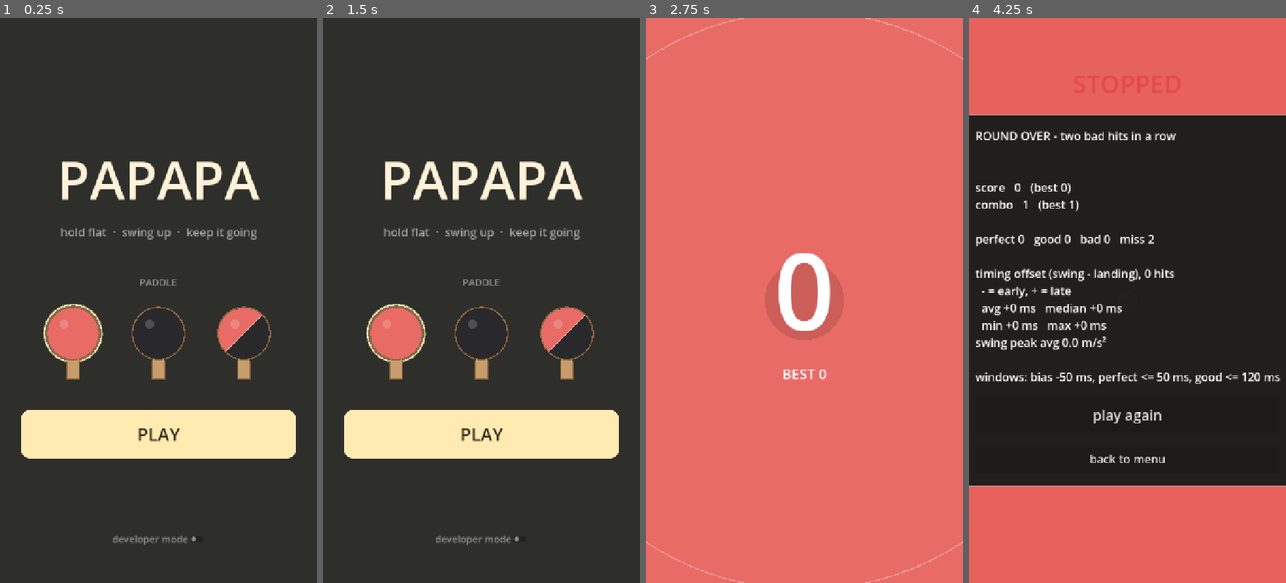
Above: before the commit, frames 1-4 (left to right).
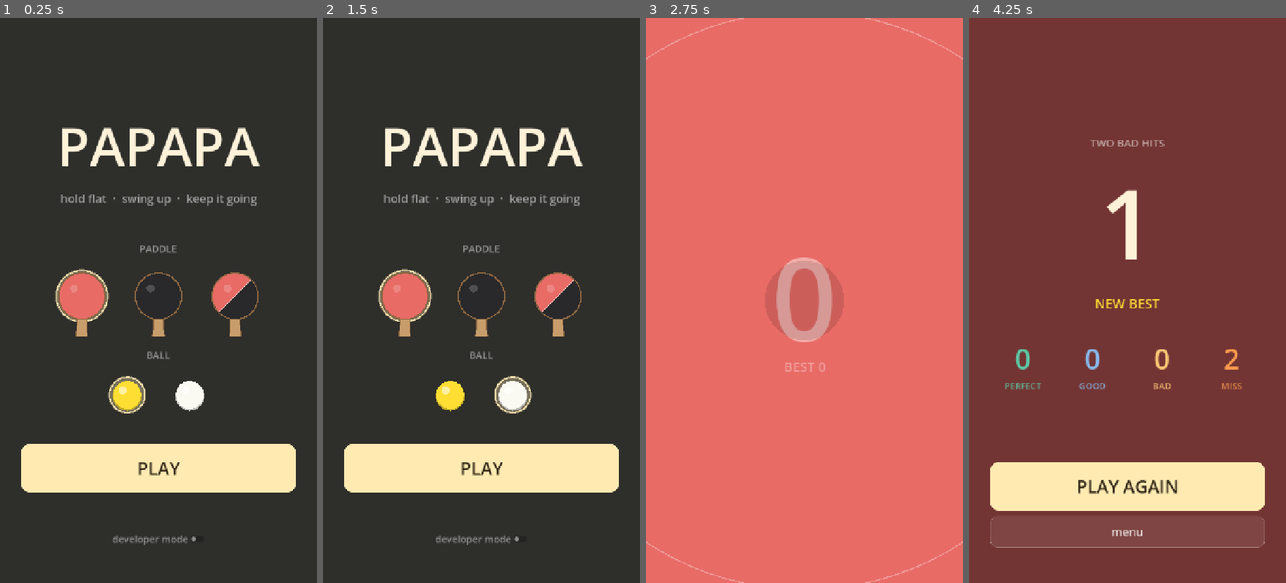
Above: after the commit, the same moments.

Repository: Xionday/Papapa
Game: Godot game, scene res://scenes/main.tscn
Two runs of this game, one before a commit and one after it. Both use one fixed random seed, a clock stepped at 60 frames per second and the inputs below.
Inputs (mouse positions are in pixels of both pictures, inside the frame that each line leads up to):
- Up to frame 1 (0.25 s): no input
- Up to frame 2 (1.5 s): click (449, 396) at 0.52 s; click (513, 396) at 1.27 s
- Up to frame 3 (2.75 s): click "PLAY" at 2 s
- Up to frame 4 (4.25 s): no input

The runs differ from the first frame. In frame 1, 20% of the frame differs, in the area x 6-94%, y 19-84%; in frame 2, 20%; in frame 3, 1.8%; in frame 4, 100%, in the area x 0-100%, y 0-100%.

Commit message:
球色黃/白可選、計數壓在球下半透明、雷射光科技感、翻面改拍到球後 0.5s、結算畫面重做
- 球：乒乓球黃(預設)或白，選單 BALL 列用小球示意圖選
- 置中計數改在 game._draw 畫，壓在影子和球之下，45% 透明；BEST 小字
- 雷射：移除撞點圓斑；四層有明確邊界的光帶＋前緣亮段，整體更亮
- flip 模式改為拍到球後 0.5s 換面，撞牆不換
- 結算：半透明暗底、原因、本局大字、BEST(破紀錄顯示 NEW BEST)、P/G/B/M 四欄分色；
  詳細數據只在 developer mode 顯示；PLAY AGAIN 主鈕＋menu
- tests/render_ui.gd：離線渲染選單/遊戲/結算

Co-Authored-By: Claude Fable 5.1 <noreply@anthropic.com>
Claude-Session: https://claude.ai/code/session_01M2isnyCwhhtueNisXY1RbR

Diff:
--- a/scenes/main.tscn
+++ b/scenes/main.tscn
@@ -101,33 +101,6 @@
 theme_override_font_sizes/font_size = 22
 text = ""
 
-[node name="Center" type="VBoxContainer" parent="HUD"]
-anchors_preset = 8
-anchor_left = 0.5
-anchor_top = 0.5
-anchor_right = 0.5
-anchor_bottom = 0.5
-offset_left = -300.0
-offset_top = -200.0
-offset_right = 300.0
-offset_bottom = 200.0
-grow_horizontal = 2
-grow_vertical = 2
-mouse_filter = 2
-alignment = 1
-
-[node name="Score" type="Label" parent="HUD/Center"]
-layout_mode = 2
-theme_override_font_sizes/font_size = 240
-text = "0"
-horizontal_alignment = 1
-
-[node name="Combo" type="Label" parent="HUD/Center"]
-layout_mode = 2
-theme_override_font_sizes/font_size = 32
-text = "BEST 0"
-horizontal_alignment = 1
-
 [node name="Buttons" type="HBoxContainer" parent="HUD"]
 anchors_preset = 3
 anchor_left = 1.0
@@ -215,40 +188,172 @@
 theme_override_font_sizes/font_size = 22
 text = "test sound"
 
-[node name="Results" type="PanelContainer" parent="HUD"]
-anchors_preset = -1
-anchor_left = 0.06
-anchor_top = 0.5
-anchor_right = 0.94
-anchor_bottom = 0.5
-offset_top = -340.0
-offset_bottom = 340.0
+[node name="Results" type="Control" parent="HUD"]
+anchors_preset = 15
+anchor_right = 1.0
+anchor_bottom = 1.0
 grow_horizontal = 2
 grow_vertical = 2
-theme_override_styles/panel = SubResource("results_bg")
+
+[node name="Dim" type="ColorRect" parent="HUD/Results"]
+layout_mode = 1
+anchors_preset = 15
+anchor_right = 1.0
+anchor_bottom = 1.0
+color = Color(0.08, 0.07, 0.07, 0.55)
 
 [node name="VBox" type="VBoxContainer" parent="HUD/Results"]
-layout_mode = 2
-theme_override_constants/separation = 24
-
-[node name="Text" type="Label" parent="HUD/Results/VBox"]
+layout_mode = 1
+anchors_preset = 15
+anchor_right = 1.0
+anchor_bottom = 1.0
+offset_left = 48.0
+offset_top = 120.0
+offset_right = -48.0
+offset_bottom = -80.0
+grow_horizontal = 2
+grow_vertical = 2
+theme_override_constants/separation = 12
+alignment = 1
+
+[node name="SpacerA" type="Control" parent="HUD/Results/VBox"]
 layout_mode = 2
 size_flags_vertical = 3
+
+[node name="Reason" type="Label" parent="HUD/Results/VBox"]
+layout_mode = 2
+theme_override_colors/font_color = Color(1, 1, 1, 0.55)
+theme_override_font_sizes/font_size = 24
+text = "TWO BAD HITS"
+horizontal_alignment = 1
+
+[node name="Count" type="Label" parent="HUD/Results/VBox"]
+layout_mode = 2
+theme_override_colors/font_color = Color(1, 0.95, 0.85, 1)
+theme_override_font_sizes/font_size = 220
+text = "0"
+horizontal_alignment = 1
+
+[node name="Best" type="Label" parent="HUD/Results/VBox"]
+layout_mode = 2
+theme_override_colors/font_color = Color(1, 0.87, 0.2, 1)
+theme_override_font_sizes/font_size = 30
+text = "BEST 0"
+horizontal_alignment = 1
+
+[node name="SpacerB" type="Control" parent="HUD/Results/VBox"]
+layout_mode = 2
+custom_minimum_size = Vector2(0, 36)
+
+[node name="Grades" type="HBoxContainer" parent="HUD/Results/VBox"]
+layout_mode = 2
+theme_override_constants/separation = 8
+
+[node name="Perfect" type="VBoxContainer" parent="HUD/Results/VBox/Grades"]
+layout_mode = 2
+size_flags_horizontal = 3
+
+[node name="N" type="Label" parent="HUD/Results/VBox/Grades/Perfect"]
+layout_mode = 2
+theme_override_colors/font_color = Color(0.36, 0.79, 0.65, 1)
+theme_override_font_sizes/font_size = 64
+text = "0"
+horizontal_alignment = 1
+
+[node name="L" type="Label" parent="HUD/Results/VBox/Grades/Perfect"]
+layout_mode = 2
+theme_override_colors/font_color = Color(0.36, 0.79, 0.65, 0.8)
+theme_override_font_sizes/font_size = 20
+text = "PERFECT"
+horizontal_alignment = 1
+
+[node name="Good" type="VBoxContainer" parent="HUD/Results/VBox/Grades"]
+layout_mode = 2
+size_flags_horizontal = 3
+
+[node name="N" type="Label" parent="HUD/Results/VBox/Grades/Good"]
+layout_mode = 2
+theme_override_colors/font_color = Color(0.53, 0.72, 0.92, 1)
+theme_override_font_sizes/font_size = 64
+text = "0"
+horizontal_alignment = 1
+
+[node name="L" type="Label" parent="HUD/Results/VBox/Grades/Good"]
+layout_mode = 2
+theme_override_colors/font_color = Color(0.53, 0.72, 0.92, 0.8)
+theme_override_font_sizes/font_size = 20
+text = "GOOD"
+horizontal_alignment = 1
+
+[node name="Bad" type="VBoxContainer" parent="HUD/Results/VBox/Grades"]
+layout_mode = 2
+size_flags_horizontal = 3
+
+[node name="N" type="Label" parent="HUD/Results/VBox/Grades/Bad"]
+layout_mode = 2
+theme_override_colors/font_color = Color(0.98, 0.78, 0.46, 1)
+theme_override_font_sizes/font_size = 64
+text = "0"
+horizontal_alignment = 1
+
+[node name="L" type="Label" parent="HUD/Results/VBox/Grades/Bad"]
+layout_mode = 2
+theme_override_colors/font_color = Color(0.98, 0.78, 0.46, 0.8)
+theme_override_font_sizes/font_size = 20
+text = "BAD"
+horizontal_alignment = 1
+
+[node name="Miss" type="VBoxContainer" parent="HUD/Results/VBox/Grades"]
+layout_mode = 2
+size_flags_horizontal = 3
+
+[node name="N" type="Label" parent="HUD/Results/VBox/Grades/Miss"]
+layout_mode = 2
+theme_override_colors/font_color = Color(0.98, 0.6, 0.3, 1)
+theme_override_font_sizes/font_size = 64
+text = "0"
+horizontal_alignment = 1
+
+[node name="L" type="Label" parent="HUD/Results/VBox/Grades/Miss"]
+layout_mode = 2
+theme_override_colors/font_color = Color(0.98, 0.6, 0.3, 0.8)
+theme_override_font_sizes/font_size = 20
+text = "MISS"
+horizontal_alignment = 1
+
+[node name="DevStats" type="Label" parent="HUD/Results/VBox"]
+visible = false
+layout_mode = 2
+theme_override_colors/font_color = Color(1, 1, 1, 0.5)
+theme_override_font_sizes/font_size = 20
+text = ""
+horizontal_alignment = 1
+
+[node name="SpacerC" type="Control" parent="HUD/Results/VBox"]
+layout_mode = 2
+size_flags_vertical = 3
+
+[node name="PlayAgain" type="Button" parent="HUD/Results/VBox"]
+layout_mode = 2
+custom_minimum_size = Vector2(0, 110)
+theme_override_colors/font_color = Color(0.2, 0.16, 0.1, 1)
+theme_override_colors/font_hover_color = Color(0.2, 0.16, 0.1, 1)
+theme_override_colors/font_pressed_color = Color(0.2, 0.16, 0.1, 1)
+theme_override_font_sizes/font_size = 40
+theme_override_styles/normal = SubResource("btn_primary")
+theme_override_styles/hover = SubResource("btn_primary")
+theme_override_styles/pressed = SubResource("btn_primary")
+text = "PLAY AGAIN"
+
+[node name="Menu" type="Button" parent="HUD/Results/VBox"]
+layout_mode = 2
+custom_minimum_size = Vector2(0, 72)
+theme_override_colors/font_color = Color(1, 1, 1, 0.8)
 theme_override_font_sizes/font_size = 26
-text = ""
-vertical_alignment = 1
-
-[node name="PlayAgain" type="Button" parent="HUD/Results/VBox"]
-layout_mode = 2
-custom_minimum_size = Vector2(0, 88)
-theme_override_font_sizes/font_size = 32
-text = "play again"
-
-[node name="Menu" type="Button" parent="HUD/Results/VBox"]
-layout_mode = 2
-custom_minimum_size = Vector2(0, 64)
-theme_override_font_sizes/font_size = 26
-text = "back to menu"
+theme_override_styles/normal = SubResource("btn_ghost")
+theme_override_styles/hover = SubResource("btn_ghost")
+theme_override_styles/pressed = SubResource("btn_ghost")
+text = "menu"
 
 [node name="Menu" type="Control" parent="HUD"]
 anchors_preset = 15
@@ -307,7 +412,7 @@
 
 [node name="Red" type="Button" parent="HUD/Menu/VBox/Rubber"]
 layout_mode = 2
-custom_minimum_size = Vector2(170, 190)
+custom_minimum_size = Vector2(150, 170)
 flat = true
 
 [node name="Icon" type="Control" parent="HUD/Menu/VBox/Rubber/Red"]
@@ -321,7 +426,7 @@
 
 [node name="Black" type="Button" parent="HUD/Menu/VBox/Rubber"]
 layout_mode = 2
-custom_minimum_size = Vector2(170, 190)
+custom_minimum_size = Vector2(150, 170)
 flat = true
 
 [node name="Icon" type="Control" parent="HUD/Menu/VBox/Rubber/Black"]
@@ -335,7 +440,7 @@
 
 [node name="Alt" type="Button" parent="HUD/Menu/VBox/Rubber"]
 layout_mode = 2
-custom_minimum_size = Vector2(170, 190)
+custom_minimum_size = Vector2(150, 170)
 flat = true
 
 [node name="Icon" type="Control" parent="HUD/Menu/VBox/Rubber/Alt"]
@@ -347,9 +452,49 @@
 script = ExtResource("5_icon")
 mode = "alternate"
 
+[node name="BallLabel" type="Label" parent="HUD/Menu/VBox"]
+layout_mode = 2
+theme_override_colors/font_color = Color(1, 1, 1, 0.5)
+theme_override_font_sizes/font_size = 22
+text = "BALL"
+horizontal_alignment = 1
+
+[node name="Ball" type="HBoxContainer" parent="HUD/Menu/VBox"]
+layout_mode = 2
+theme_override_constants/separation = 32
+alignment = 1
+
+[node name="Yellow" type="Button" parent="HUD/Menu/VBox/Ball"]
+layout_mode = 2
+custom_minimum_size = Vector2(110, 110)
+flat = true
+
+[node name="Icon" type="Control" parent="HUD/Menu/VBox/Ball/Yellow"]
+layout_mode = 1
+anchors_preset = 15
+anchor_right = 1.0
+anchor_bottom = 1.0
+mouse_filter = 2
+script = ExtResource("5_icon")
+mode = "ball_yellow"
+
+[node name="White" type="Button" parent="HUD/Menu/VBox/Ball"]
+layout_mode = 2
+custom_minimum_size = Vector2(110, 110)
+flat = true
+
+[node name="Icon" type="Control" parent="HUD/Menu/VBox/Ball/White"]
+layout_mode = 1
+anchors_preset = 15
+anchor_right = 1.0
+anchor_bottom = 1.0
+mouse_filter = 2
+script = ExtResource("5_icon")
+mode = "ball_white"
+
 [node name="Spacer2" type="Control" parent="HUD/Menu/VBox"]
 layout_mode = 2
-custom_minimum_size = Vector2(0, 24)
+custom_minimum_size = Vector2(0, 16)
 
 [node name="Endless" type="Button" parent="HUD/Menu/VBox"]
 layout_mode = 2
--- a/scripts/game.gd
+++ b/scripts/game.gd
@@ -34,6 +34,12 @@
 const RUBBER_RED := Color(0.91, 0.42, 0.40)
 const RUBBER_BLACK := Color(0.16, 0.16, 0.17)
 var rubber_is_red: bool = true
+## 球色：yellow | white
+@export var ball_color_mode: String = "yellow"
+const BALL_YELLOW := Color(1.0, 0.87, 0.2)
+const BALL_WHITE := Color(0.98, 0.98, 0.95)
+var _flip_timer: float = -1.0
+var counter_visible: bool = false               ## alternate 模式：拍到球後 0.5s 換面
 var _rubber_blend: float = 1.0              ## 0 = 黑，1 = 紅，換面時漸變
 @export var clamp_in_zone_mode: bool = false ## 光圈模式不鎖邊界：球釘在世界裡，鏡頭怎麼移都不會被推著走
 @export var good_launch: float = 0.9        ## GOOD 的起跳速度倍率
@@ -327,6 +333,10 @@
 	for w in _wall_lights:
 		w["t"] += delta
 	_wall_lights = _wall_lights.filter(func(w): return w["t"] < WALL_LIGHT_T)
+	if _flip_timer >= 0.0:
+		_flip_timer -= delta
+		if _flip_timer < 0.0:
+			rubber_is_red = not rubber_is_red
 	var target_blend: float = 1.0 if rubber_is_red else 0.0
 	_rubber_blend += (target_blend - _rubber_blend) * (1.0 - exp(-10.0 * delta))
 	_step_move(delta)
@@ -463,6 +473,8 @@
 		_end_round(Color(0.89, 0.29, 0.29))
 		return
 
+	if rubber_mode == "alternate":
+		_flip_timer = 0.5
 	if zone_mode:
 		_zone_hit_flash = 0.3
 		zone_left -= 1
@@ -552,8 +564,6 @@
 		## 撞點投影到螢幕外框（邊界矩形）上，記成「沿周長的距離」
 		_wall_lights.append({"s": _perimeter_pos(spn, get_viewport_rect().size), "t": 0.0})
 		_sfx.play("wall")
-		if rubber_mode == "alternate":
-			rubber_is_red = not rubber_is_red
 
 
 ## ---- 畫面 ----
@@ -595,6 +605,18 @@
 	if zone_mode:
 		_draw_zone(vp)
 
+	## 置中計數：畫在球和影子之下、半透明
+	if counter_visible:
+		var font := ThemeDB.fallback_font
+		var c := vp * 0.5
+		var txt := "%d" % streak
+		var fs := 260
+		var w: float = font.get_string_size(txt, HORIZONTAL_ALIGNMENT_CENTER, -1, fs).x
+		draw_string(font, Vector2(c.x - w * 0.5, c.y + fs * 0.35), txt, HORIZONTAL_ALIGNMENT_LEFT, -1, fs, Color(1, 1, 1, 0.45))
+		var bt := "BEST %d" % best_streak
+		var bw: float = font.get_string_size(bt, HORIZONTAL_ALIGNMENT_CENTER, -1, 30).x
+		draw_string(font, Vector2(c.x - bw * 0.5, c.y + fs * 0.35 + 70.0), bt, HORIZONTAL_ALIGNMENT_LEFT, -1, 30, Color(1, 1, 1, 0.35))
+
 	var sp := _to_screen(ball_pos)
 	var max_h: float = max(0.01, (last_launch * last_launch) / (2.0 * gravity_m))
 	var t: float = clamp(ball_h / max_h, 0.0, 1.0)
@@ -602,9 +624,10 @@
 	## 影子：頭頂燈的模型 — 球越高影子越大越淡，落地時最小最實
 	var shadow_r: float = lerp(28.0, 90.0, t)
 	var shadow_a: float = lerp(0.55, 0.12, t)
-	draw_circle(sp, shadow_r, Color(0, 0, 0, shadow_a))
-
-	var visible_ball: bool = ball_h <= show_height and (state != "dead" or ball_stopped)
+	if state != "dead":
+		draw_circle(sp, shadow_r, Color(0, 0, 0, shadow_a))
+
+	var visible_ball: bool = ball_h <= show_height and state != "dead"
 	var k: float = clamp(ball_h / show_height, 0.0, 1.0)
 	var ball_r: float = lerp(BALL_R_LAND, BALL_R_HIGH, k)
 
@@ -630,12 +653,18 @@
 
 	## 球的落點在畫面外：邊緣箭頭指向它
 	if sp.x < 0.0 or sp.x > vp.x or sp.y < 0.0 or sp.y > vp.y:
-		_draw_edge_arrow(vp, sp, Color(0.94, 0.6, 0.48))
+		_draw_edge_arrow(vp, sp, _ball_col())
 
 	## 球：只有低於 show_height 才看得到，越高(越靠近眼睛)越大
 	if visible_ball:
-		draw_circle(sp, ball_r, Color(0.94, 0.6, 0.48))
-		draw_circle(sp + Vector2(-ball_r * 0.3, -ball_r * 0.3), ball_r * 0.25, Color(1, 1, 1, 0.5))
+		var bc := _ball_col()
+		draw_circle(sp + Vector2(0, ball_r * 0.08), ball_r, bc.darkened(0.25))
+		draw_circle(sp, ball_r * 0.96, bc)
+		draw_circle(sp + Vector2(-ball_r * 0.3, -ball_r * 0.32), ball_r * 0.28, Color(1, 1, 1, 0.55))
+
+
+func _ball_col() -> Color:
+	return BALL_WHITE if ball_color_mode == "white" else BALL_YELLOW
 
 
 ## ---- 光圈繪製 ----
@@ -740,7 +769,7 @@
 	reach = min(reach, P * 0.5)
 	var s0: float = w["s"]
 	var seg := 12.0
-	var inset := 6.0
+	var inset := 10.0
 	## 兩個方向各畫一條 polyline，分段設透明度（越遠越暗）
 	for dir in [1.0, -1.0]:
 		var d := 0.0
@@ -762,17 +791,20 @@
 			else:
 				_laser_seg(a0, a1, alpha, k)
 			d = d2
-	## 撞點核心：短而亮
-	var hp: Vector2 = _perimeter_point(s0, vp, inset)
-	draw_circle(hp, 14.0 + 30.0 * (t / WALL_LIGHT_T), Color(WALL_LIGHT_COL, fade * 0.35))
-	draw_circle(hp, 8.0 + 10.0 * (t / WALL_LIGHT_T), Color(1.0, 0.98, 0.9, fade))
+	## 前緣：光跑到的最前端有一小段更亮（像掃描頭）
+	for dir in [1.0, -1.0]:
+		var e0: Vector2 = _perimeter_point(s0 + dir * max(reach - 40.0, 0.0), vp, inset)
+		var e1: Vector2 = _perimeter_point(s0 + dir * reach, vp, inset)
+		if e0.x == e1.x or e0.y == e1.y:
+			draw_line(e0, e1, Color(1.0, 1.0, 0.95, fade * 0.9), 3.0)
 
 
 ## 一段雷射：外層寬而淡（光暈）、內層細而亮（核心）
 func _laser_seg(a: Vector2, b: Vector2, alpha: float, k: float) -> void:
 	if a == b:
 		return
-	## 光暈往畫面內側偏，核心貼著邊
-	draw_line(a, b, Color(WALL_LIGHT_COL, alpha * 0.18), 36.0 + 16.0 * k)
-	draw_line(a, b, Color(WALL_LIGHT_COL, alpha * 0.5), 14.0 + 6.0 * k)
-	draw_line(a, b, Color(1.0, 0.98, 0.9, alpha), 4.0)
+	## 科技感：細而銳利的核心 + 兩圈有明確邊界的光帶（不是柔和漸層），外帶微微偏青
+	draw_line(a, b, Color(0.95, 0.9, 0.7, alpha * 0.14), 48.0 + 12.0 * k)
+	draw_line(a, b, Color(WALL_LIGHT_COL, alpha * 0.4), 22.0 + 8.0 * k)
+	draw_line(a, b, Color(WALL_LIGHT_COL, alpha * 0.75), 9.0)
+	draw_line(a, b, Color(1.0, 1.0, 0.96, alpha), 3.0)
--- a/scripts/hud.gd
+++ b/scripts/hud.gd
@@ -12,8 +12,7 @@
 @onready var _sliders_box: VBoxContainer = $Panel/VBox/Sliders
 @onready var _tune_btn: Button = $Buttons/Tune
 @onready var _zero_btn: Button = $Buttons/Zero
-@onready var _results: PanelContainer = $Results
-@onready var _results_text: Label = $Results/VBox/Text
+@onready var _results: Control = $Results
 @onready var _again_btn: Button = $Results/VBox/PlayAgain
 @onready var _menu_btn: Button = $Results/VBox/Menu
 @onready var _menu: Control = $Menu
@@ -24,9 +23,13 @@
 @onready var _rubber_red: Button = $Menu/VBox/Rubber/Red
 @onready var _rubber_black: Button = $Menu/VBox/Rubber/Black
 @onready var _rubber_alt: Button = $Menu/VBox/Rubber/Alt
-@onready var _center: VBoxContainer = $Center
-@onready var _center_score: Label = $Center/Score
-@onready var _center_combo: Label = $Center/Combo
+@onready var _ball_yellow: Button = $Menu/VBox/Ball/Yellow
+@onready var _ball_white: Button = $Menu/VBox/Ball/White
+@onready var _r_reason: Label = $Results/VBox/Reason
+@onready var _r_count: Label = $Results/VBox/Count
+@onready var _r_best: Label = $Results/VBox/Best
+@onready var _r_grades: HBoxContainer = $Results/VBox/Grades
+@onready var _r_dev: Label = $Results/VBox/DevStats
 @onready var _test_haptic: Button = $Panel/VBox/Tests/TestHaptic
 @onready var _show_switch: Button = $Panel/VBox/Tests/ShowSwitch
 @onready var _test_sound: Button = $Panel/VBox/Tests/TestSound
@@ -83,6 +86,12 @@
 		var m: String = pair[1]
 		b.pressed.connect(func():
 			_game.rubber_mode = m
+			_refresh_rubber_buttons())
+	for pair in [[_ball_yellow, "yellow"], [_ball_white, "white"]]:
+		var b: Button = pair[0]
+		var m: String = pair[1]
+		b.pressed.connect(func():
+			_game.ball_color_mode = m
 			_refresh_rubber_buttons())
 	_refresh_rubber_buttons()
 	_dev_toggle.button_pressed = dev_mode
@@ -157,6 +166,8 @@
 	for pair in [[_rubber_red, "red"], [_rubber_black, "black"], [_rubber_alt, "alternate"]]:
 		var b: Button = pair[0]
 		b.get_node("Icon").selected = (_game.rubber_mode == pair[1])
+	_ball_yellow.get_node("Icon").selected = _game.ball_color_mode == "yellow"
+	_ball_white.get_node("Icon").selected = _game.ball_color_mode == "white"
 
 
 func _fmt(v: float) -> String:
@@ -171,29 +182,21 @@
 
 
 func _on_stopped(streak: int, score: int, st: Dictionary) -> void:
-	_judge.text = "STOPPED"
-	_judge.add_theme_color_override("font_color", Color(0.89, 0.29, 0.29))
-	_judge_timer = 1.5
+	_judge.text = ""
 	_last_event = "STOPPED  last %s  peak %.1f" % [_game.last_grade, _game.last_peak]
 	var c: Dictionary = st["counts"]
-	var reason: String = "fell outside the zone" if _game.fell_outside else "two bad hits in a row"
-	_results_text.text = "\n".join([
-		"ROUND OVER - " + reason,
-		"zones reached %d" % (_game.zone_index + 1) if _game.zone_mode else "",
-		"",
-		"score   %d   (best %d)" % [score, _game.best_score],
-		"combo   %d   (best %d)" % [streak, _game.best_streak],
-		"",
-		"perfect %d   good %d   bad %d   miss %d" % [c["perfect"], c["good"], c["bad"], c["miss"]],
-		"",
-		"timing offset (swing - landing), %d hits" % st["hits"],
-		"  - = early, + = late",
-		"  avg %+.0f ms   median %+.0f ms" % [st["dt_avg"] * 1000.0, st["dt_med"] * 1000.0],
-		"  min %+.0f ms   max %+.0f ms" % [st["dt_min"] * 1000.0, st["dt_max"] * 1000.0],
-		"swing peak avg %.1f m/s²" % st["peak_avg"],
-		"",
-		"windows: bias %+.0f ms, perfect <= %.0f ms, good <= %.0f ms" % [_game.timing_bias * 1000.0, _game.perfect_dt * 1000.0, _game.good_dt * 1000.0],
-	])
+	_r_reason.text = "OUT OF THE ZONE" if _game.fell_outside else "TWO BAD HITS"
+	_r_count.text = "%d" % streak
+	var is_best: bool = streak >= _game.best_streak and streak > 0
+	_r_best.text = "NEW BEST" if is_best else "BEST %d" % _game.best_streak
+	_r_grades.get_node("Perfect/N").text = "%d" % c["perfect"]
+	_r_grades.get_node("Good/N").text = "%d" % c["good"]
+	_r_grades.get_node("Bad/N").text = "%d" % c["bad"]
+	_r_grades.get_node("Miss/N").text = "%d" % c["miss"]
+	_r_dev.visible = dev_mode
+	_r_dev.text = "offset avg %+.0f  med %+.0f  min %+.0f  max %+.0f ms   peak %.1f   bias %+.0f  P%.0f  G%.0f" % [
+		st["dt_avg"] * 1000.0, st["dt_med"] * 1000.0, st["dt_min"] * 1000.0, st["dt_max"] * 1000.0,
+		st["peak_avg"], _game.timing_bias * 1000.0, _game.perfect_dt * 1000.0, _game.good_dt * 1000.0]
 	_results.visible = true
 
 
@@ -214,10 +217,7 @@
 	$Buttons.visible = dev_mode and not _menu.visible
 	_combo.text = "combo %d   (best %d)" % [_game.streak, _game.best_streak]
 	_score.text = "%d" % _game.score
-	## 正中央：連擊數大字、最佳小字
-	_center.visible = not _menu.visible and not _results.visible
-	_center_score.text = "%d" % _game.streak
-	_center_combo.text = "BEST %d" % _game.best_streak
+	_game.counter_visible = not _menu.visible and not _results.visible
 	_debug.text = "\n".join([
 		"sensor %s  %d Hz  fps %d  haptic %s" % [_sensor.status, _sensor.hz, Engine.get_frames_per_second(), _sensor.haptic_mode],
 		"up accel %+5.1f   horiz %4.1f   h %.2f m   zone %d left %d" % [_game.up_accel, _game.horiz_accel.length(), _game.ball_h, _game.zone_index, _game.zone_left],
--- a/scripts/paddle_icon.gd
+++ b/scripts/paddle_icon.gd
@@ -18,6 +18,9 @@
 
 
 func _draw() -> void:
+	if mode.begins_with("ball_"):
+		_draw_ball()
+		return
 	var c := size * 0.5
 	var r: float = min(size.x, size.y) * 0.34
 	var head := c + Vector2(0, -r * 0.25)
@@ -60,3 +63,15 @@
 			draw_line(head + d, head - d, Color(1, 1, 1, 0.5), 2.0)
 	## 高光
 	draw_circle(head + Vector2(-r * 0.35, -r * 0.35), r * 0.18, Color(1, 1, 1, 0.18))
+
+
+func _draw_ball() -> void:
+	var c := size * 0.5
+	var r: float = min(size.x, size.y) * 0.3
+	var col := Color(1.0, 0.87, 0.2) if mode == "ball_yellow" else Color(0.98, 0.98, 0.95)
+	if selected:
+		draw_circle(c, r + 10.0, Color(1.0, 0.92, 0.7, 0.35))
+		draw_arc(c, r + 7.0, 0.0, TAU, 48, Color(1.0, 0.92, 0.7, 0.9), 3.0)
+	draw_circle(c + Vector2(0, r * 0.08), r, col.darkened(0.25))
+	draw_circle(c, r * 0.96, col)
+	draw_circle(c + Vector2(-r * 0.3, -r * 0.32), r * 0.28, Color(1, 1, 1, 0.55))
--- /dev/null
+++ b/tests/render_ui.gd
@@ -0,0 +1,70 @@
+extends SceneTree
+## 離線渲染三張檢查圖：選單、遊戲中(撞牆光)、結算。輸出到 build/ui_*.png
+
+var _f := 0
+var _vp: SubViewport
+var _game: Node2D
+var _t := 0.0
+var _stage := 0
+
+
+func _initialize() -> void:
+	_vp = SubViewport.new()
+	_vp.size = Vector2i(720, 1280)
+	_vp.render_target_update_mode = SubViewport.UPDATE_ALWAYS
+	root.add_child(_vp)
+	_game = load("res://scenes/main.tscn").instantiate()
+	_vp.add_child(_game)
+
+
+func _cap(name: String) -> void:
+	await RenderingServer.frame_post_draw
+	_vp.get_texture().get_image().save_png("res://build/" + name)
+	print("saved ", name)
+
+
+func _process(delta: float) -> bool:
+	_f += 1
+	_t += delta
+	match _stage:
+		0:
+			if _f == 3:
+				_stage = 1
+				_t = 0.0
+				_cap("ui_menu.png")
+		1:
+			if _t > 0.1:
+				_game.get_node("HUD/Menu").visible = false
+				_game.start_game("endless")
+				_game.debug_freeze = true
+				_game.state = "air"
+				_game.ball_h = 0.12
+				_game.v_up = -1.0
+				_game.ball_pos = Vector2(40.0, 180.0)
+				_game.streak = 23
+				_game.best_streak = 111
+				_game.get_node("HUD").dev_mode = false
+				_game.debug_wall_hit(720.0, 500.0)
+				_game.debug_wall_hit(300.0, 1280.0)
+				_stage = 2
+				_t = 0.0
+		2:
+			if _t > 0.14:
+				_cap("ui_game.png")
+				_stage = 3
+				_t = 0.0
+		3:
+			if _t > 0.3:
+				_game.get_node("HUD")._on_stopped(23, 50, {"counts": {"perfect": 12, "good": 8, "bad": 2, "miss": 1}, "hits": 22, "dt_avg": -0.04, "dt_med": -0.05, "dt_min": -0.2, "dt_max": 0.06, "peak_avg": 7.1})
+				_game.counter_visible = false
+				_stage = 4
+				_t = 0.0
+		4:
+			if _t > 0.1:
+				_cap("ui_results.png")
+				_stage = 5
+		5:
+			if _t > 0.3:
+				quit()
+				return true
+	return false
